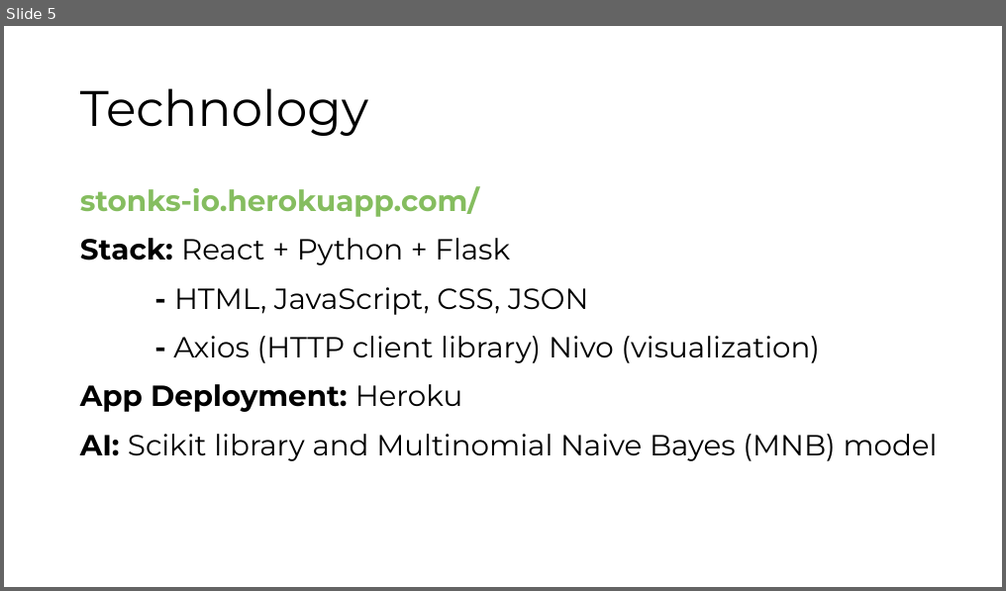
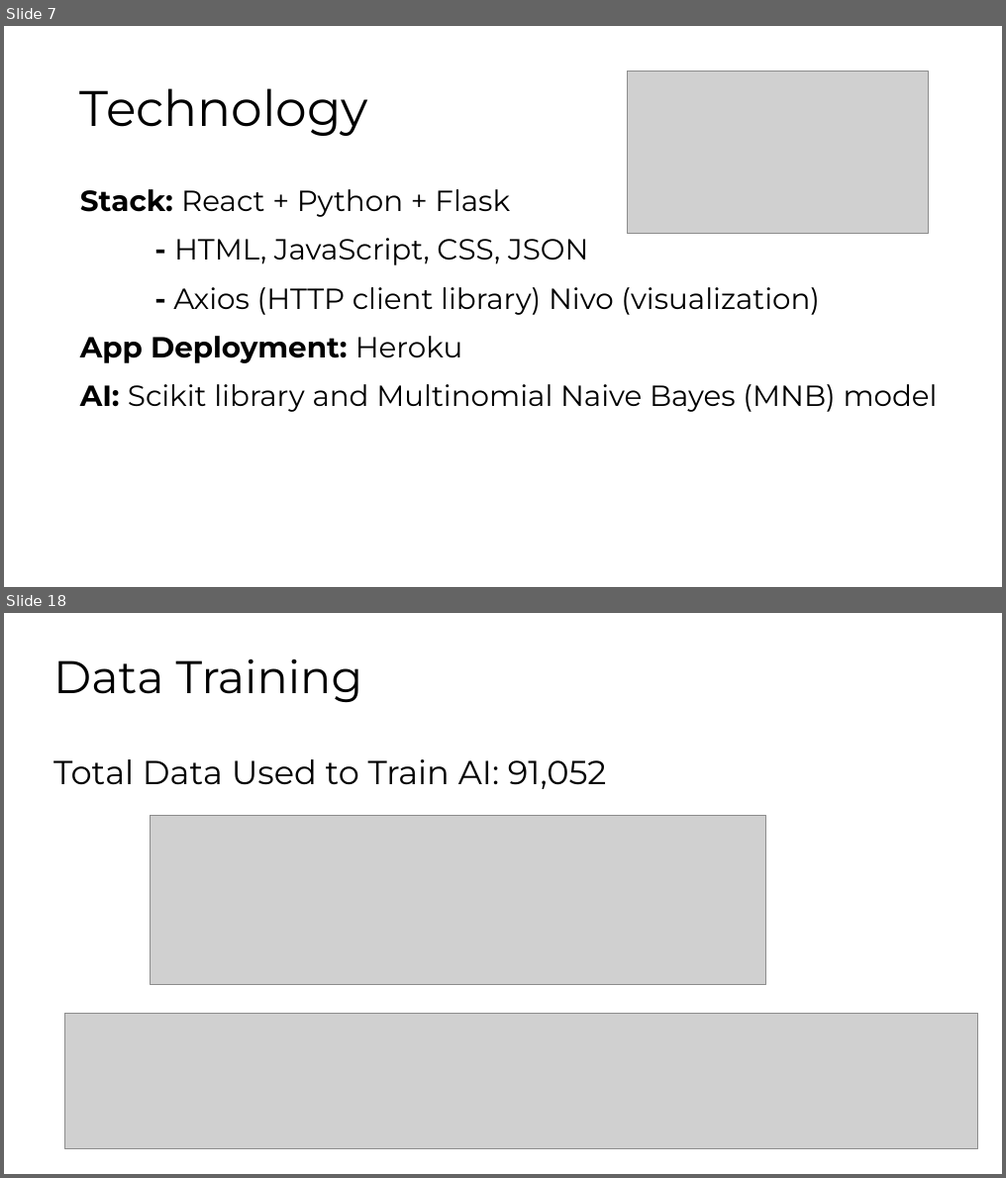
Before and after one commit to shawnjacobsen/hackOHIO-2020, a slide deck: hackOHIO-2020.pptx. Shown one above the other, each under a label of ours: slide 5 before the commit, slides 7 and 18 after it; the slides between them are not shown. The pictures are 1006x591 and 1006x1178 pixels, drawn with LibreOffice and Linux fonts; fonts in the diff are those of the drawing; grey boxes stand for pictures. Boxes give left, top, right and bottom in pixels: in the first picture for what was removed or moved away, otherwise in the second. Text is boxed around its words. In the diff, an @@ line names an element or a change of style, - is before the commit and + after.

```diff
--- a/hackOHIO-2020.pptx
+++ b/hackOHIO-2020.pptx
@@ slide 18 added at [4, 613, 1002, 1174], background #FFFFFF @@
@@ title added at [54, 659, 363, 703], 44 pt, text #000000 @@
+Data Training
@@ text added at [54, 760, 607, 789], 32 pt, text #000000 @@
+Total Data Used to Train AI: 91,052
@@ picture added at [150, 815, 767, 984] @@
@@ picture added at [64, 1014, 979, 1150] @@
@@ what was slide 5 is now slide 7 @@
@@ slide 7 changed as well @@
@@ picture added at [628, 72, 930, 234] @@
@@ text at [80, 186, 479, 217]: paragraph removed @@
-stonks-io.herokuapp.com/
```
Also in this commit, not shown: 2 other slides changed, 17 other slides added, 2 slides removed.
